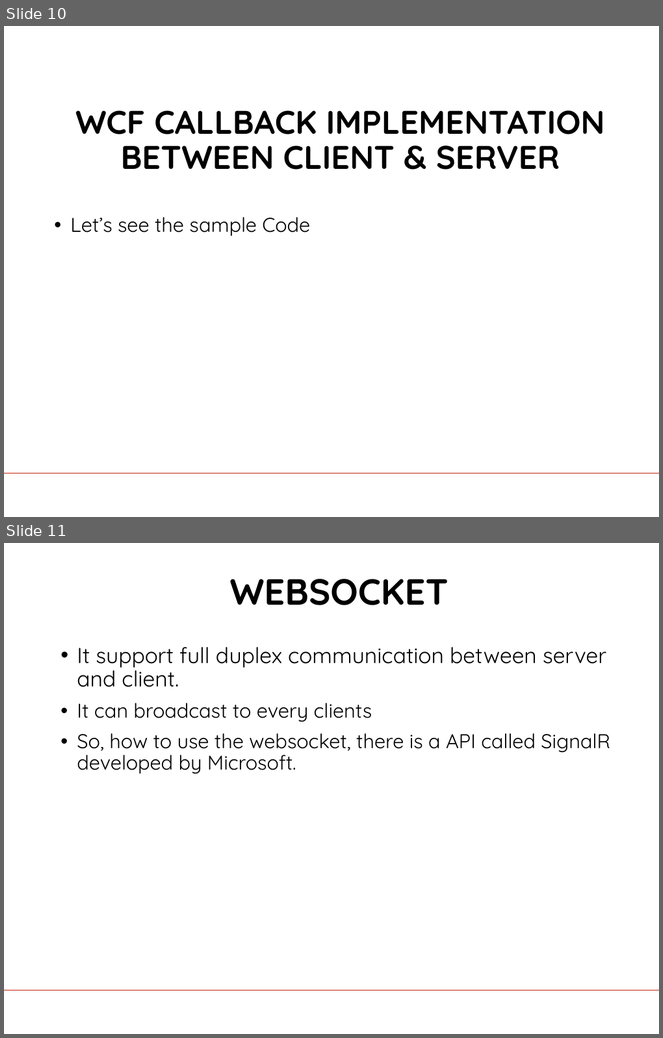
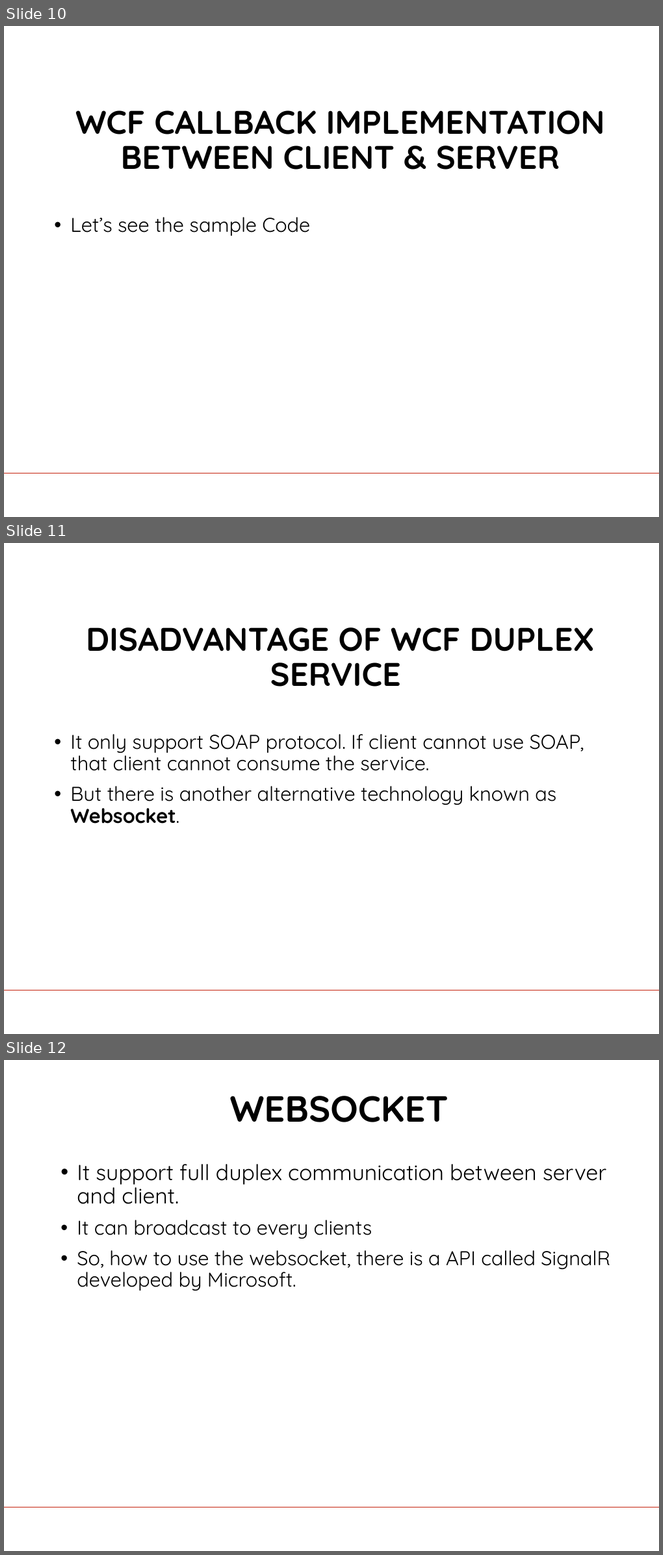
Before and after one commit to FrankMyatThu/TempRepo, a slide deck: Push notification using web services.pptx. Shown one above the other, each under a label of ours: slides 10 and 11 before the commit, slides 10, 11 and 12 after it. The pictures are 663x1038 and 663x1555 pixels, drawn with LibreOffice and Linux fonts; fonts in the diff are those of the drawing; background and template pictures are left out. Boxes give left, top, right and bottom in pixels: in the first picture for what was removed or moved away, otherwise in the second. Text is boxed around its words. In the diff, an @@ line names an element or a change of style, - is before the commit and + after.

```diff
--- a/Push notification using web services.pptx
+++ b/Push notification using web services.pptx
@@ slide 11 added at [4, 543, 659, 1034], background #FFFFFF; not listed: 1 template element that a slide beside it also shows @@
@@ title added at [86, 627, 595, 687], 36 pt, text #000000, bold @@
+DISADVANTAGE OF WCF DUPLEX
+SERVICE
@@ text added at [70, 734, 584, 824], 22 pt, text #000000 @@
+• It only support SOAP protocol. If client cannot use SOAP, that client cannot consume the service.
+• But there is another alternative technology known as Websocket.
@@ what was slide 11 is now slide 12 @@
```
Also in this commit, not shown: 1 slide changed.
